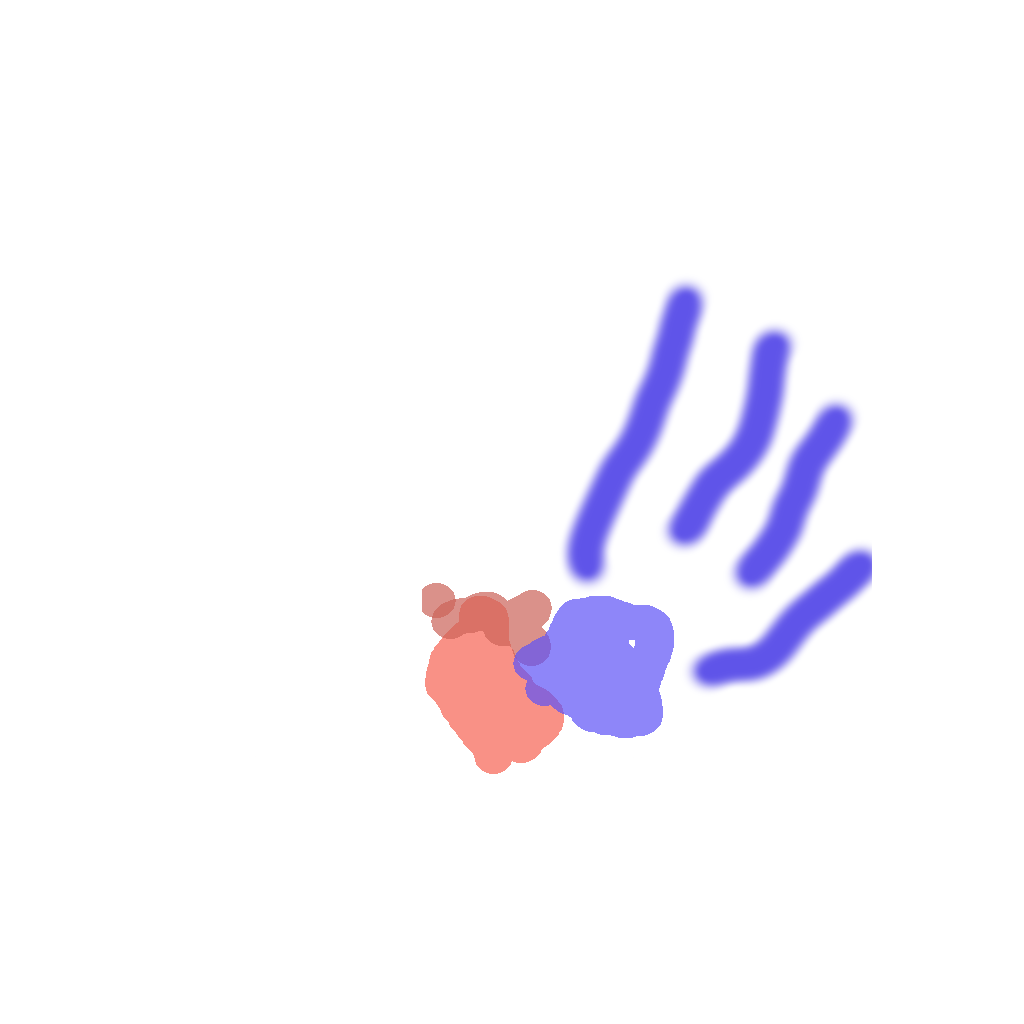
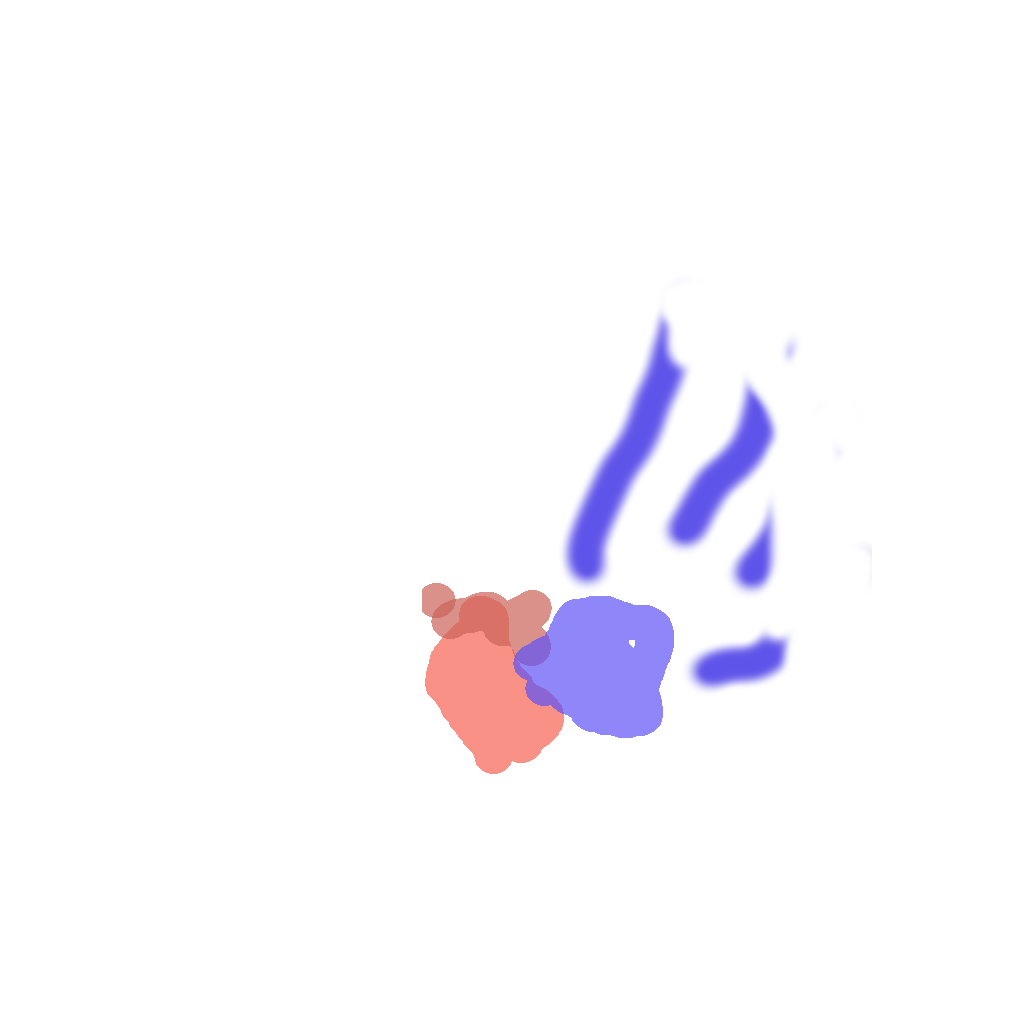
Layer changes from the first 1024x1024 image to the second:
painted on "llama-ritmo" over 657, 277, 872, 673
